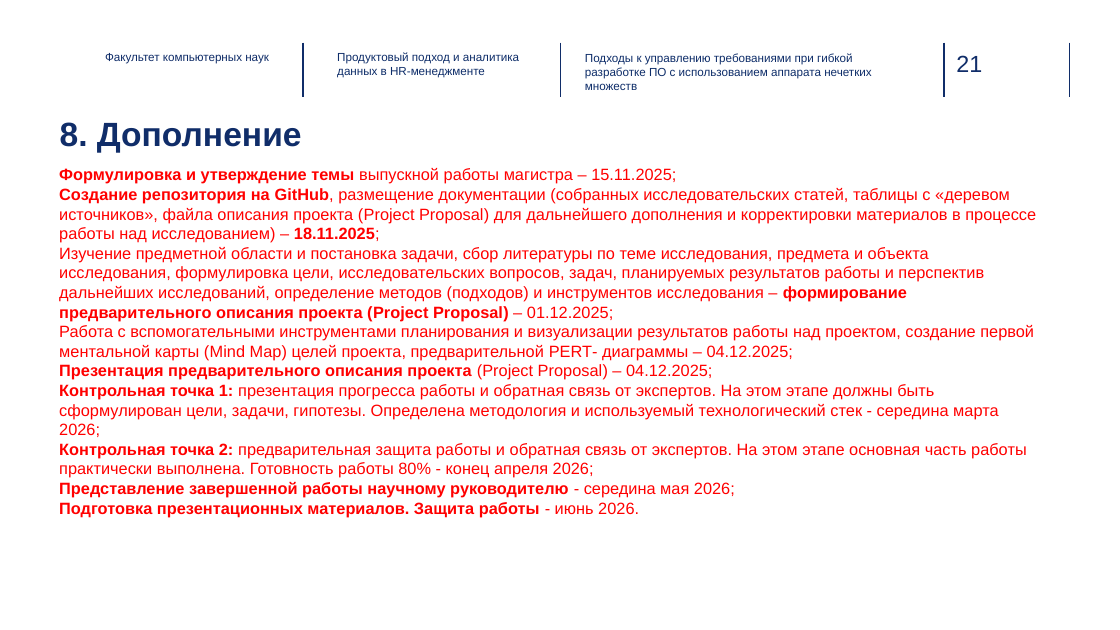
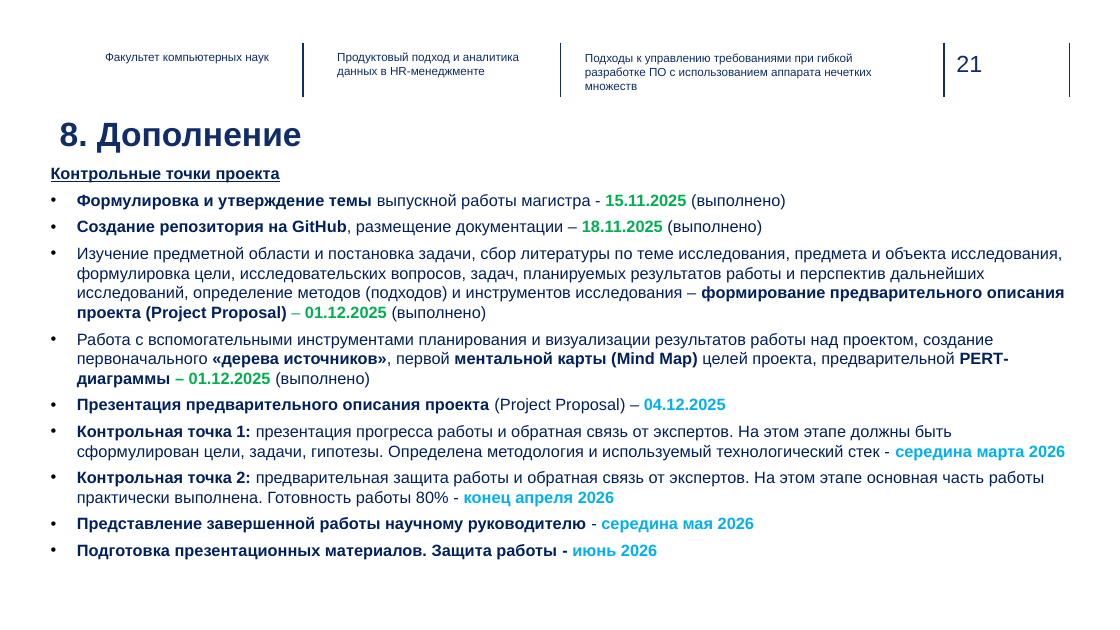
Before and after one commit to inna531/Fuzzy-Agile-Development, a slide deck: slide 21 of 2025.11.25_Понаровская_презентация_PP.pptx. Drawn at 1120x630 pixels with LibreOffice and Linux fonts; fonts in the diff are those of the drawing; background and template pictures are left out. Boxes give left, top, right and bottom in pixels: in the first picture for what was removed or moved away, otherwise in the second. Text is boxed around its words. In the diff, an @@ line names an element or a change of style, - is before the commit and + after.

Commit message:
Обновлена структура материалов: удалены старые файлы, добавлены новые версии

```diff
--- a/2025.11.25_Понаровская_презентация_PP.pptx
+++ b/2025.11.25_Понаровская_презентация_PP.pptx
@@ text at bbox=[51, 167, 1065, 560]: text changed; text colour #FF0000 to #002060 @@
-Формулировка и утверждение темы выпускной работы магистра – 15.11.2025;
-Создание репозитория на GitHub, размещение документации (собранных исследовательских статей, таблицы с «деревом источников», файла описания проекта (Project Proposal) для дальнейшего дополнения и корректировки материалов в процессе работы над исследованием) – 18.11.2025;
-Изучение предметной области и постановка задачи, сбор литературы по теме исследования, предмета и объекта исследования, формулировка цели, исследовательских вопросов, задач, планируемых результатов работы и перспектив дальнейших исследований, определение методов (подходов) и инструментов исследования – формирование предварительного описания проекта (Project Proposal) – 01.12.2025;
-Работа с вспомогательными инструментами планирования и визуализации результатов работы над проектом, создание первой ментальной карты (Mind Map) целей проекта, предварительной PERT- диаграммы – 04.12.2025;
-Презентация предварительного описания проекта (Project Proposal) – 04.12.2025;
-Контрольная точка 1: презентация прогресса работы и обратная связь от экспертов. На этом этапе должны быть сформулирован цели, задачи, гипотезы. Определена методология и используемый технологический стек - середина марта 2026;
-Контрольная точка 2: предварительная защита работы и обратная связь от экспертов. На этом этапе основная часть работы практически выполнена. Готовность работы 80% - конец апреля 2026;
-Представление завершенной работы научному руководителю - середина мая 2026;
-Подготовка презентационных материалов. Защита работы - июнь 2026.
+Контрольные точки проекта
+• Формулировка и утверждение темы выпускной работы магистра - 15.11.2025 (выполнено)
+• Создание репозитория на GitHub, размещение документации – 18.11.2025 (выполнено)
+• Изучение предметной области и постановка задачи, сбор литературы по теме исследования, предмета и объекта исследования, формулировка цели, исследовательских вопросов, задач, планируемых результатов работы и перспектив дальнейших исследований, определение методов (подходов) и инструментов исследования – формирование предварительного описания проекта (Project Proposal) – 01.12.2025 (выполнено)
+• Работа с вспомогательными инструментами планирования и визуализации результатов работы над проектом, создание первоначального «дерева источников», первой ментальной карты (Mind Map) целей проекта, предварительной PERT- диаграммы – 01.12.2025 (выполнено)
+• Презентация предварительного описания проекта (Project Proposal) – 04.12.2025
+• Контрольная точка 1: презентация прогресса работы и обратная связь от экспертов. На этом этапе должны быть сформулирован цели, задачи, гипотезы. Определена методология и используемый технологический стек - середина марта 2026
+• Контрольная точка 2: предварительная защита работы и обратная связь от экспертов. На этом этапе основная часть работы практически выполнена. Готовность работы 80% - конец апреля 2026
+• Представление завершенной работы научному руководителю - середина мая 2026
+• Подготовка презентационных материалов. Защита работы - июнь 2026
```
Also in this commit, not shown: 13 other slides changed, 5 other files.
